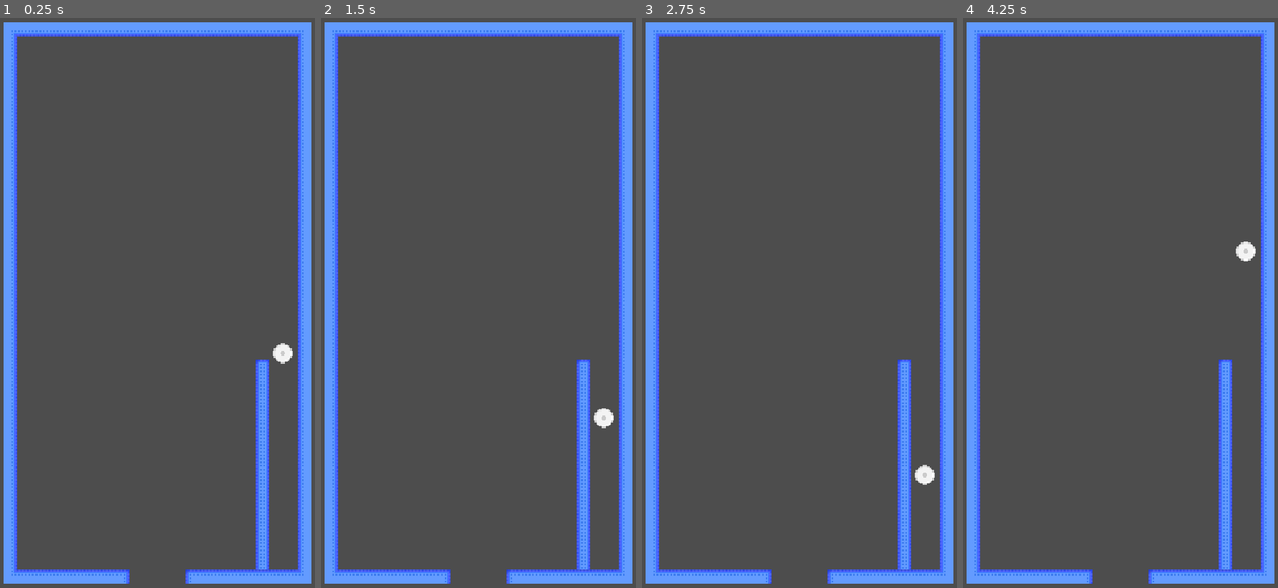
Above: before the commit, frames 1-4 (left to right).
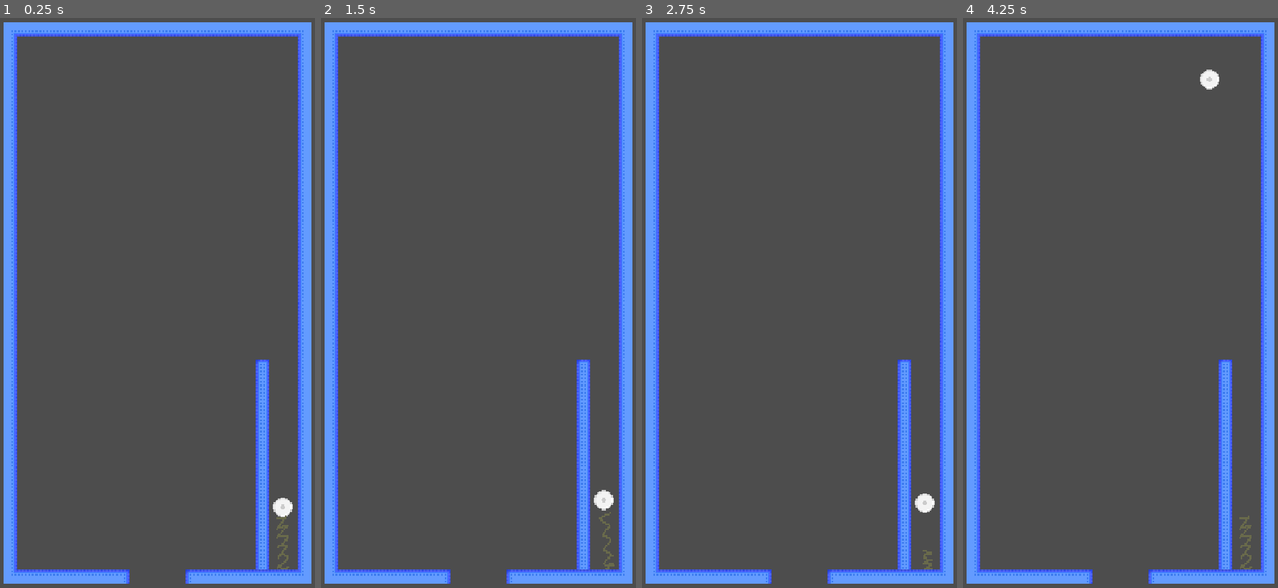
Above: after the commit, the same moments.

Repository: max1234-ui/Pinball
Game: Godot game, scene res://scenes/level.tscn
Two runs of this game, one before a commit and one after it. Both use one fixed random seed, a clock stepped at 60 frames per second and the inputs below.
Inputs:
- Up to frame 1 (0.25 s): no input
- Up to frame 2 (1.5 s): tap Enter (ui_accept) at 0.5, 0.77, 0.8, 1.07, 1.35 s; hold Right (ui_right) 0.53-1.28 s; tap R at 0.6 s; hold Left (ui_left) from 1.28 s (still down)
- Up to frame 3 (2.75 s): tap Enter (ui_accept) at 1.52, 1.82, 2.3 s; tap R at 1.55, 2.1 s; release Left (ui_left) at 2.03 s; hold Right (ui_right) from 2.03 s (still down)
- Up to frame 4 (4.25 s): tap R at 2.85 s; tap Enter (ui_accept) at 3.02, 3.32, 3.6, 3.77, 4.07 s; release Right (ui_right) at 3.53 s; hold Left (ui_left) from 3.53 s (still down)

The runs differ from the first frame. In frame 1, 0.5% of the frame differs, in the area x 86-93%, y 57-97%; in frame 2, 0.4%; in frame 3, 0.4%; in frame 4, 0.5%, in the area x 75-93%, y 9-97%.

Commit message:
spring working and ball left counter

Diff:
--- a/new-game-project/scenes/ball.gd
+++ b/new-game-project/scenes/ball.gd
@@ -2,6 +2,7 @@
 
 var is_in_chute = false
 var in_game = false
+var dead = false
 
 func _on_body_entered(body: Node2D) -> void:
 	if "is_in_chute" in body:
@@ -11,6 +12,7 @@
 	if "is_in_chute" in body:
 		body.is_in_chute = false
 
+
 const SPEED = 300.0
 const JUMP_VELOCITY = -1000.0
 var speed = 1
@@ -18,19 +20,13 @@
 
 func _physics_process(delta: float) -> void:
 	# Add the gravity.
-
+		# TEMP: left/right control (arrow keys / A-D mapped to ui_left / ui_right)
+	if in_game:
+		velocity.x += Input.get_axis("ui_left", "ui_right") * 600.0 * delta
 	velocity += get_gravity() * delta
-
-	# Handle jump.
-	if Input.is_action_just_pressed("ui_accept") and is_in_chute and not in_game:
-		velocity.y = JUMP_VELOCITY
-		in_game = true
 
 
 	var collision = move_and_collide(velocity * delta)
 	if collision:
 		print(collision.get_collider().name)
-		#var tilemap = get_parent().find_child("TileMapLayer", true) as TileMapLayer
-		#var tilePos = tilemap.local_to_map(collision.get_collider())
-		#var data = tilemap.get_cell_tile_data(tilePos)
 		velocity = velocity.bounce(collision.get_normal()) * 0.8
--- /dev/null
+++ b/new-game-project/scenes/deathzone.gd
@@ -0,0 +1,35 @@
+extends Area2D
+
+const BALL_SCENE = preload("res://scenes/ball.tscn")
+
+@export var balls := 3
+
+var spawn_position: Vector2
+
+
+func _ready() -> void:
+	# The ball that already sits in the level defines where new balls spawn.
+	spawn_position = get_parent().get_node("CharacterBody2D").position
+
+
+func _on_body_entered(body: Node2D) -> void:
+	if "dead" in body:
+		body.dead = true
+		body.queue_free()
+		balls -= 1
+		print("Balls left: ", balls)
+		if balls > 0:
+			call_deferred("_spawn_ball")
+
+func _unhandled_key_input(event: InputEvent) -> void:
+	if event.pressed and not event.echo and event.keycode == KEY_R:
+		get_tree().reload_current_scene()
+
+func _spawn_ball() -> void:
+	var level = get_parent()
+	var ball = BALL_SCENE.instantiate()
+	ball.position = spawn_position
+	level.add_child(ball)
+	var chute = level.get_node("Area2D")
+	chute.body_entered.connect(ball._on_body_entered)
+	chute.body_exited.connect(ball._on_body_exited)
--- a/new-game-project/scenes/level.tscn
+++ b/new-game-project/scenes/level.tscn
@@ -3,6 +3,8 @@
 [ext_resource type="Texture2D" uid="uid://blf4tyvx3x3a3" path="res://assets/aseprite/tileset.png" id="1_w7c3h"]
 [ext_resource type="PackedScene" uid="uid://cupyerhyeiyue" path="res://scenes/ball.tscn" id="2_w7c3h"]
 [ext_resource type="Script" uid="uid://cmxbudn1nfe1d" path="res://scenes/chute.gd" id="3_w8frs"]
+[ext_resource type="Script" uid="uid://b1kphgnf5av3f" path="res://scenes/deathzone.gd" id="4_mx8sn"]
+[ext_resource type="PackedScene" uid="uid://c8j40p6x1kf80" path="res://scenes/spring.tscn" id="5_ppgk2"]
 
 [sub_resource type="TileSetAtlasSource" id="TileSetAtlasSource_w8frs"]
 resource_name = "Normal"
@@ -121,7 +123,10 @@
 sources/1 = SubResource("TileSetAtlasSource_mx8sn")
 
 [sub_resource type="RectangleShape2D" id="RectangleShape2D_mx8sn"]
-size = Vector2(21.428596, 12.857056)
+size = Vector2(21.428596, 4.9999695)
+
+[sub_resource type="RectangleShape2D" id="RectangleShape2D_xlqkt"]
+size = Vector2(45.714283, 8.571522)
 
 [node name="level" type="Node2D" unique_id=1630195181]
 scale = Vector2(0.7, 0.7)
@@ -137,15 +142,30 @@
 zoom = Vector2(3, 3)
 
 [node name="CharacterBody2D" parent="." unique_id=398377075 instance=ExtResource("2_w7c3h")]
-position = Vector2(100, 24.28572)
+position = Vector2(100, 147.14285)
 
 [node name="Area2D" type="Area2D" parent="." unique_id=1115049614]
 script = ExtResource("3_w8frs")
 
 [node name="CollisionShape2D" type="CollisionShape2D" parent="Area2D" unique_id=1517382452]
-position = Vector2(100.71427, 206.4285)
-scale = Vector2(0.99999934, 0.99999934)
+position = Vector2(101.42859, 157.14287)
+scale = Vector2(0.9999992, 0.9999992)
 shape = SubResource("RectangleShape2D_mx8sn")
+
+[node name="deathzone" type="Area2D" parent="." unique_id=611288399]
+script = ExtResource("4_mx8sn")
+
+[node name="CollisionShape2D" type="CollisionShape2D" parent="deathzone" unique_id=1922275907]
+position = Vector2(-1.3623908e-06, 218.57135)
+scale = Vector2(0.9999996, 0.9999996)
+shape = SubResource("RectangleShape2D_xlqkt")
+
+[node name="spring" parent="." unique_id=949098351 instance=ExtResource("5_ppgk2")]
+modulate = Color(1, 1, 0.70980394, 1)
+texture_filter = 1
+position = Vector2(102.85714, 212.85715)
+scale = Vector2(0.80215275, 1.4346917)
 
 [connection signal="body_entered" from="Area2D" to="CharacterBody2D" method="_on_body_entered"]
 [connection signal="body_exited" from="Area2D" to="CharacterBody2D" method="_on_body_exited"]
+[connection signal="body_entered" from="deathzone" to="deathzone" method="_on_body_entered"]
--- /dev/null
+++ b/new-game-project/scenes/spring.gd
@@ -0,0 +1,32 @@
+extends StaticBody2D
+
+const LAUNCH_VELOCITY = -1000.0
+
+@onready var sprite: AnimatedSprite2D = $AnimatedSprite2D
+
+var pressing := false
+
+
+func _ready() -> void:
+	# Play the animation once instead of looping, and rest on the first frame.
+	sprite.sprite_frames.set_animation_loop("default", false)
+	sprite.animation_finished.connect(_on_animation_finished)
+	sprite.stop()
+	sprite.frame = 0
+
+
+func _process(_delta: float) -> void:
+	if Input.is_action_just_pressed("ui_accept") and not pressing:
+		pressing = true
+		sprite.play("default")
+
+
+func _on_animation_finished() -> void:
+	# Animation is done: shoot any ball that is waiting in the chute.
+	for node in get_parent().get_children():
+		if "is_in_chute" in node and node.is_in_chute and not node.in_game:
+			node.velocity.y = LAUNCH_VELOCITY
+			node.in_game = true
+	sprite.stop()
+	sprite.frame = 0
+	pressing = false
--- /dev/null
+++ b/new-game-project/scenes/spring.tscn
@@ -0,0 +1,55 @@
+[gd_scene format=3 uid="uid://c8j40p6x1kf80"]
+
+[ext_resource type="Script" uid="uid://qafqog2i5oww" path="res://scenes/spring.gd" id="1_6vrsj"]
+[ext_resource type="Texture2D" uid="uid://ceg1uq1kyfqtu" path="res://assets/spring.png" id="1_61klm"]
+
+[sub_resource type="AtlasTexture" id="AtlasTexture_61klm"]
+atlas = ExtResource("1_61klm")
+region = Rect2(0, 0, 32, 32)
+
+[sub_resource type="AtlasTexture" id="AtlasTexture_6vrsj"]
+atlas = ExtResource("1_61klm")
+region = Rect2(32, 0, 32, 32)
+
+[sub_resource type="AtlasTexture" id="AtlasTexture_f6w1c"]
+atlas = ExtResource("1_61klm")
+region = Rect2(64, 0, 32, 32)
+
+[sub_resource type="AtlasTexture" id="AtlasTexture_iudvb"]
+atlas = ExtResource("1_61klm")
+region = Rect2(96, 0, 32, 32)
+
+[sub_resource type="SpriteFrames" id="SpriteFrames_i4wgg"]
+animations = [{
+"frames": [{
+"duration": 1.0,
+"texture": SubResource("AtlasTexture_61klm")
+}, {
+"duration": 1.0,
+"texture": SubResource("AtlasTexture_6vrsj")
+}, {
+"duration": 1.0,
+"texture": SubResource("AtlasTexture_f6w1c")
+}, {
+"duration": 1.0,
+"texture": SubResource("AtlasTexture_iudvb")
+}],
+"loop": 1,
+"name": &"default",
+"speed": 5.0
+}]
+
+[sub_resource type="RectangleShape2D" id="RectangleShape2D_rwsh5"]
+size = Vector2(15, 29)
+
+[node name="StaticBody2D" type="StaticBody2D" unique_id=1192133094]
+script = ExtResource("1_6vrsj")
+
+[node name="AnimatedSprite2D" type="AnimatedSprite2D" parent="." unique_id=966782888]
+texture_filter = 1
+position = Vector2(0, -16)
+sprite_frames = SubResource("SpriteFrames_i4wgg")
+
+[node name="CollisionShape2D" type="CollisionShape2D" parent="." unique_id=1541737248]
+position = Vector2(-3.5, -14.5)
+shape = SubResource("RectangleShape2D_rwsh5")
Not shown, added: new-game-project/scenes/deathzone.gd.uid
Not shown, added: new-game-project/scenes/spring.gd.uid
Not shown, added: new-game-project/scenes/level.tscn1746355160.tmp
